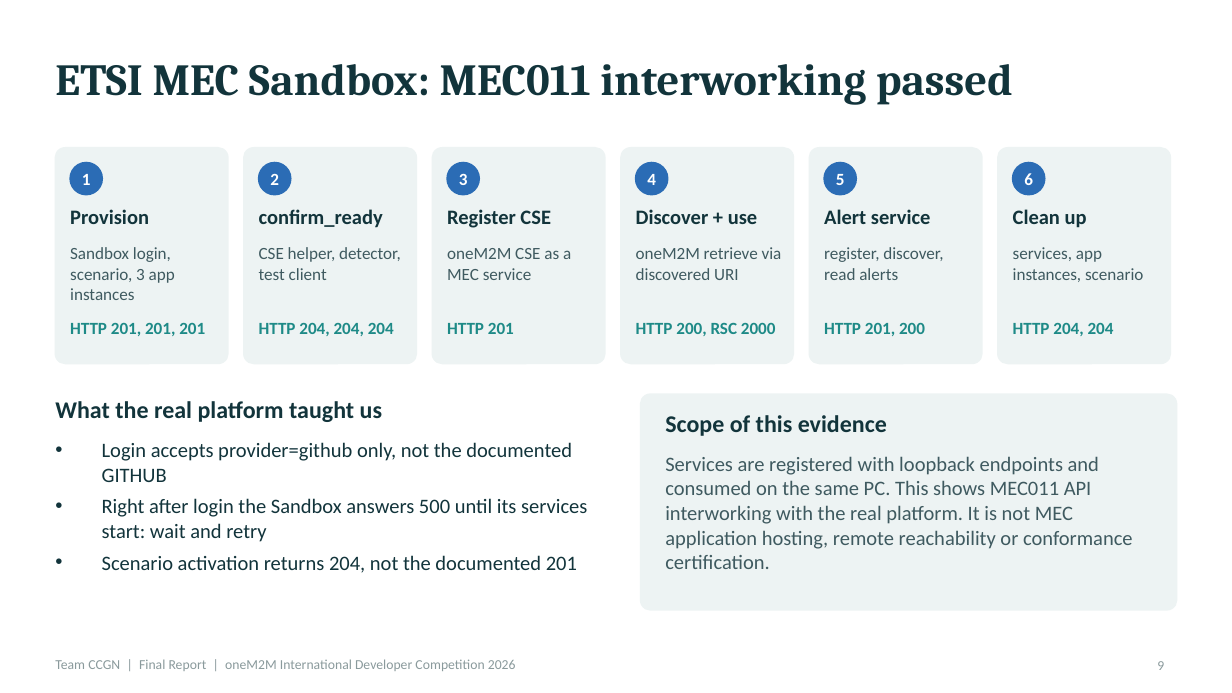
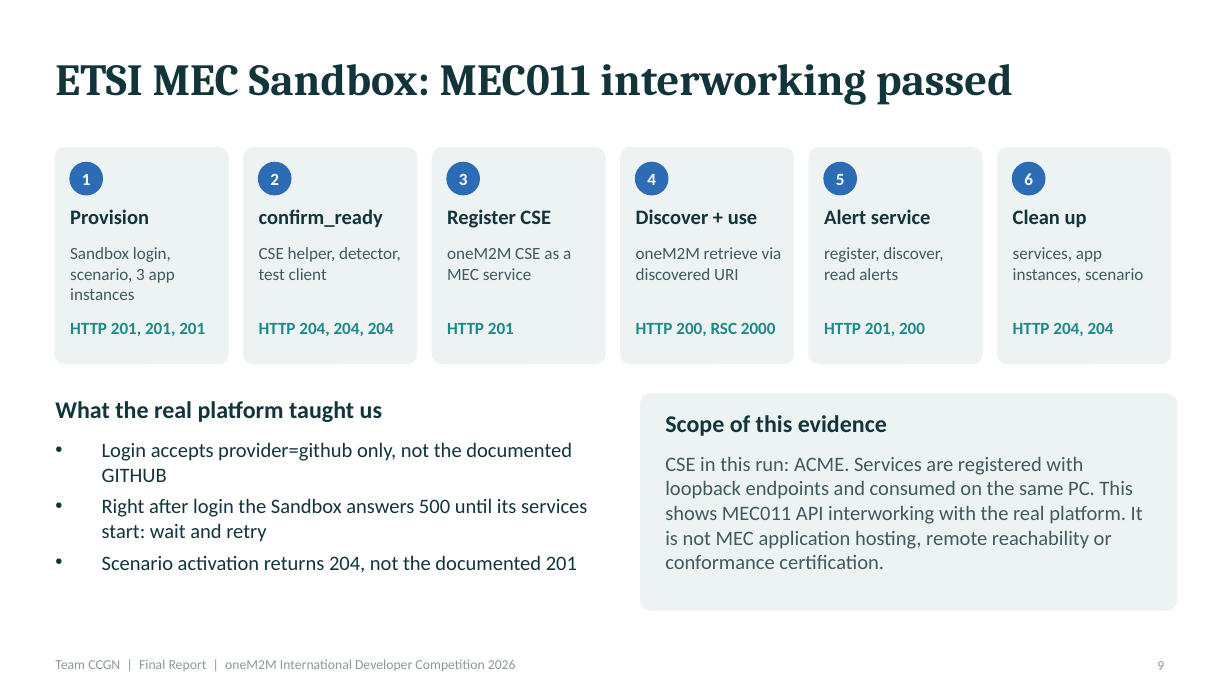
Before and after one commit to easycode42/ccgn-edge-iot-security, a slide deck: slide 9 of deliverables/CCGN_Final_Report.pptx. Drawn at 1232x693 pixels with LibreOffice and Linux fonts; fonts in the diff are those of the drawing. Boxes give left, top, right and bottom in pixels: in the first picture for what was removed or moved away, otherwise in the second. Text is boxed around its words. In the diff, an @@ line names an element or a change of style, - is before the commit and + after.

```diff
--- a/deliverables/CCGN_Final_Report.pptx
+++ b/deliverables/CCGN_Final_Report.pptx
@@ text at bbox=[665, 456, 1143, 569]: text changed @@
-Services are registered with loopback endpoints and consumed on the same PC. This shows MEC011 API interworking with the real platform. It is not MEC application hosting, remote reachability or conformance certification.
+CSE in this run: ACME. Services are registered with loopback endpoints and consumed on the same PC. This shows MEC011 API interworking with the real platform. It is not MEC application hosting, remote reachability or conformance certification.
```
Also in this commit, not shown: 6 other slides changed, 19 other files.
